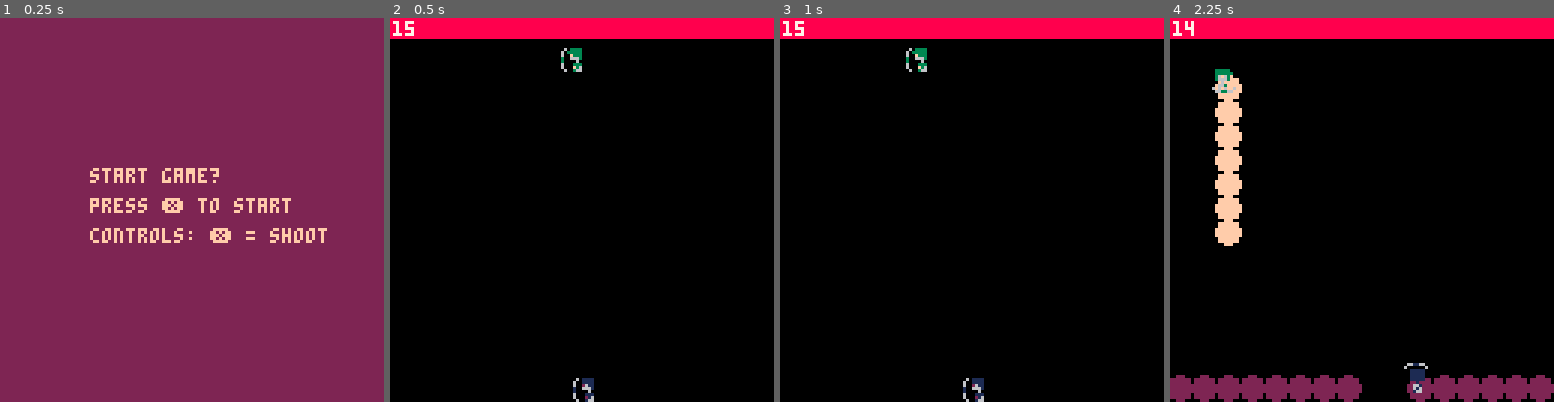
Above: before the commit, frames 1-4 (left to right).
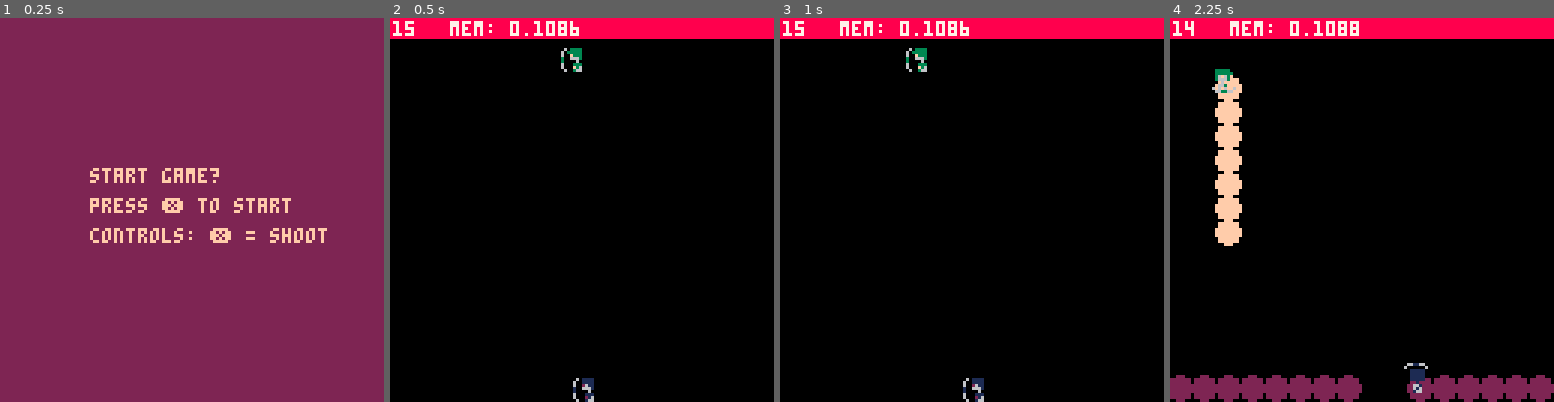
Above: after the commit, the same moments.

Repository: marcianoviereck/picogames
Game: PICO-8 cartridge pongpaint.p8
Same seed, same stepped clock (60 frames per second), same inputs: the game is played once before the commit and once after it.
Inputs:
- Up to frame 1 (0.25 s): no input
- Up to frame 2 (0.5 s): tap X (X key) at 0.33 s
- Up to frame 3 (1 s): no input
- Up to frame 4 (2.25 s): tap X (X key) at 1.07, 1.85 s; hold Right 1.6-2.1 s; hold Up from 2.15 s (still down)

Frame 1 is identical in both runs. In frame 2, 0.6% of the frame differs, in the area x 15-50%, y 0-5%; in frame 3, 0.6%; in frame 4, 0.6%.

Commit message:
Fixed merge conflicts and improved tiling

Diff:
--- a/pongpaint.p8
+++ b/pongpaint.p8
@@ -38,11 +38,14 @@
 				end
 			end
 		else
-			for i=1, #level do
-				if level[i].c == player.c then
-					tiles_player += 1
-				else
-					tiles_enemy += 1
+			for x=1, map_size do
+				for y=1, map_size do
+					local tile = level_tiles[x..":"..y]
+					if tile.c == player.c then
+						tiles_player += 1
+					else
+						tiles_enemy += 1
+					end
 				end
 			end
 
@@ -72,8 +75,9 @@
 	cls()
 
 	if game_state == "playing" then
-		for i=1,#level do
-			circfill(level[i].x, level[i].y, 4, level[i].c)
+		for i=1, #level_sprites do
+			local level_sprite = level_sprites[i]
+			circfill(level_sprite.x, level_sprite.y, 4, level_sprite.c)
 		end
 		draw_character(player)
 		draw_character(enemy)
@@ -86,7 +90,7 @@
 		if debug_text then
 			print(debug_text, 100 - #debug_text, 1, 7)
 		end
-
+		print("mem: "..(stat(0) / 2048), 20, 1, 7)
 		-- endof ui --
 	elseif game_state == "menu" then
 		rectfill(0, 0, 128, 128, 2)
@@ -114,6 +118,7 @@
 -->8
 game_state = "menu" -- can be: menu, playing, game_over --
 
+	-- max mem = 2048 -- !
 function _init()
 	--sfx(2)--
 	tiles_enemy = 0
@@ -159,18 +164,22 @@
 		dy = 1,
 		c = 0
 	}
-	local level_walls = level_objs[1].walls
-	level = {}
+	level_tiles = {}
+	level_sprites = {}
+	build_level()
+end
+
+function build_level()
 	for x=1, map_size do
 		for y=1, map_size do
-			local is_wall = false
-			for i=1, #level_walls do
-				if x == level_walls[i].x
-					and y == level_walls[i].y then
-						is_wall = true
-				end
-			end
-			add(level, {x=x*tile_size-1, y=y*tile_size-1, c=0, is_wall=is_wall})
+			local col = 16
+			--local col = player.c
+				--if y <= (map_size / 2) then
+				--	col = enemy.c
+				--end
+			local tile = {x=x*tile_size-1, y=y*tile_size-1, c=col}
+			level_tiles[x..":"..y] = tile
+			add(level_sprites, tile)
 		end
 	end
 end
@@ -178,17 +187,17 @@
 function update_paint_touches()
 	for i=1, #characters do
 		local character = characters[i]
-		for li=1, #level do
-			local level_tile = level[li]
+		for li=1, #level_sprites do
+			local level_tile = level_sprites[li]
 			if (character.c == enemy.c
 				and level_tile.c == player.c) or
-				(character.c == player.c and
-				level_tile.c == enemy.c) then
+					(character.c == player.c and
+					level_tile.c == enemy.c) then
 				if character.x > level_tile.x and
-				character.x < level_tile.x + 8 and
-				character.y > level_tile.y and
-				character.y < level_tile.y + 8 then
-					--character_hit(enemy)
+					character.x < level_tile.x + 8 and
+					character.y > level_tile.y and
+					character.y < level_tile.y + 8 then
+						--character_hit(enemy)
 				end
 			end
 		end
@@ -196,22 +205,23 @@
 end
 
 function update_level_once(target_x, target_y, new_c)
-	for i=1, #level do
-			if level[i].c ~= new_c
-			 and target_x > level[i].x
-				and target_x < level[i].x + 4
-				and target_y > level[i].y
-				and target_y < level[i].y + 4 then
-
-					local stored = level[i]
-					stored.c = new_c
-
-				-- remove it from list and re-add it to make it render last --
-				del(level, stored)
-				add(level, stored)
+	for x=1, map_size do
+		for y=1, map_size do
+			local tile = level_tiles[x..":"..y]
+			if tile.c ~= new_c
+			 and target_x > tile.x
+				and target_x < tile.x + 4
+				and target_y > tile.y
+				and target_y < tile.y + 4 then
+
+					tile.c = new_c
+					-- remove it from list and re-add it to make it render last --
+					del(level_sprites, tile)
+					add(level_sprites, tile)
 				return
 			end
 		end
+	end
 end
 
 function update_dead_timers()
